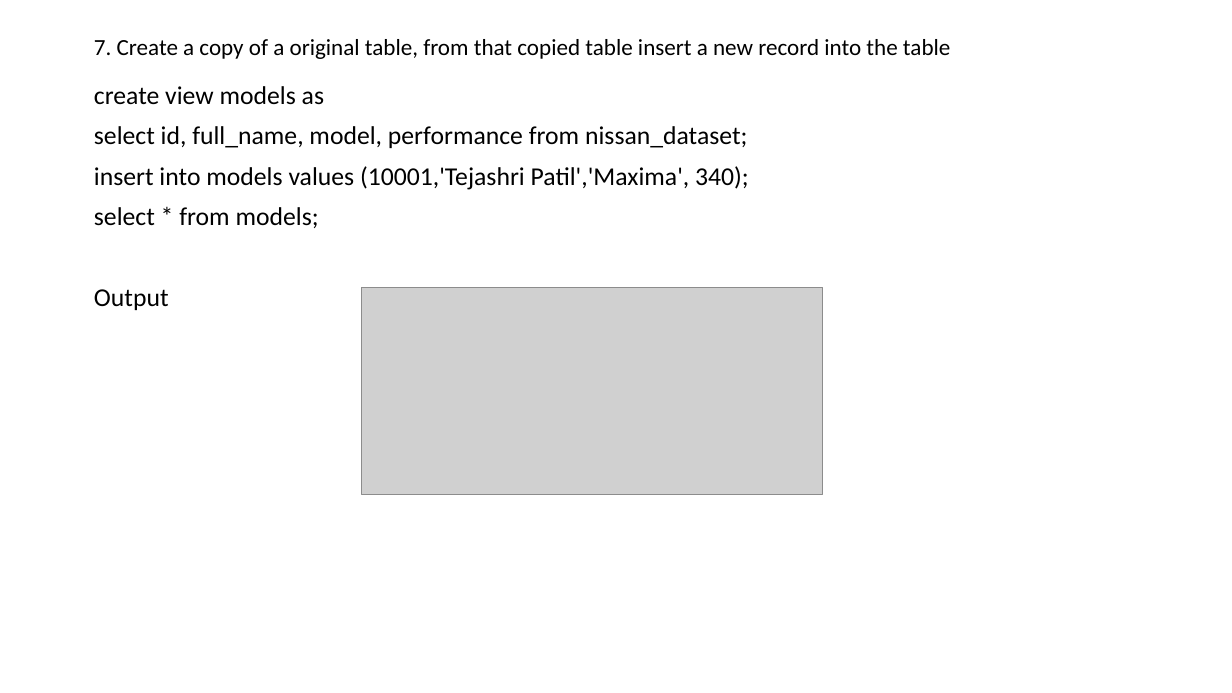
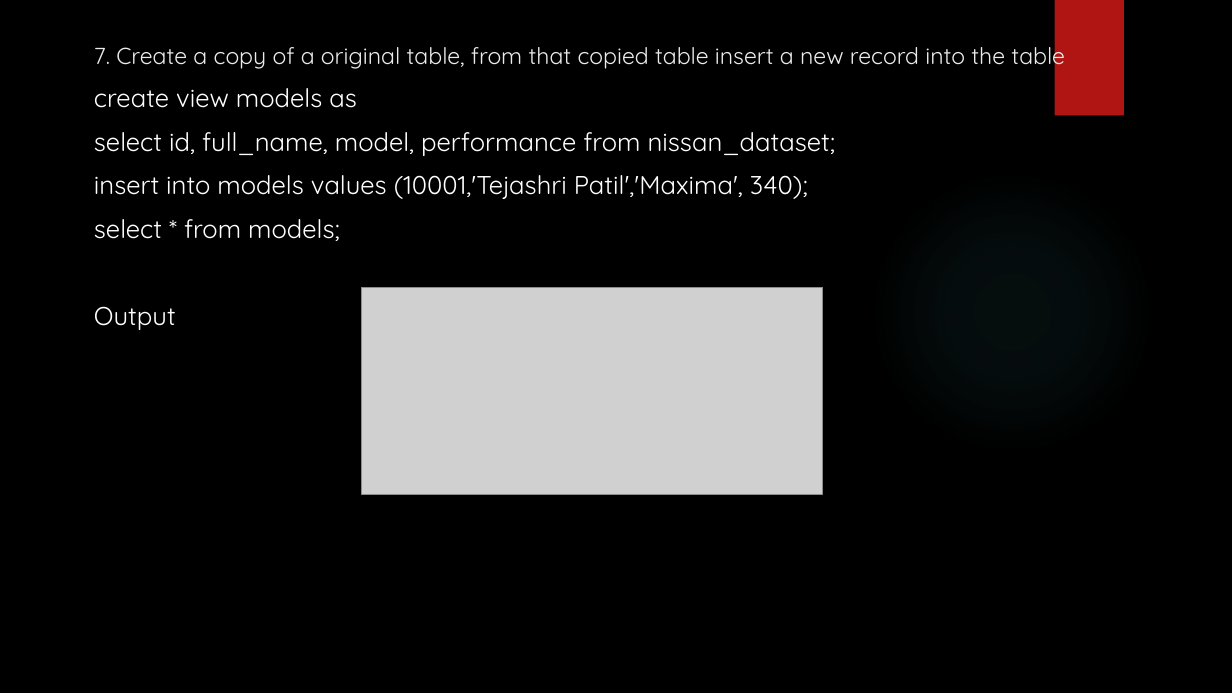
Before and after one commit to Tejashri554/SQL-Project, a slide deck: slide 10 of MiniProject.pptx (slide 11 before the commit). Drawn at 1232x693 pixels with LibreOffice and Linux fonts; fonts in the diff are those of the drawing; grey boxes stand for pictures; background and template pictures are left out. Boxes give left, top, right and bottom in pixels: in the first picture for what was removed or moved away, otherwise in the second. Text is boxed around its words. In the diff, an @@ line names an element or a change of style, - is before the commit and + after.

```diff
--- a/MiniProject.pptx
+++ b/MiniProject.pptx
@@ background #FFFFFF to picture (left out) @@
@@ rectangle added at (1055, 0, 1124, 116), fill #B01513 @@
@@ title "7. Create a copy of ..." at (94, 40, 1065, 70): font Calibri to Quicksand, text colour #000000 to #EBEBEB; line spacing 0.9 to 1; vertical alignment middle to top @@
@@ text "create view models as" at (94, 88, 835, 330): font Calibri to Quicksand, text colour #000000 to #FFFFFF; line spacing 0.9 to 1 @@
@@ ellipse added at (870, 169, 1154, 454), fill gradient #50B9C1 @@
```
Also in this commit, not shown: 11 other slides changed, 4 slides added, 3 slides removed.
